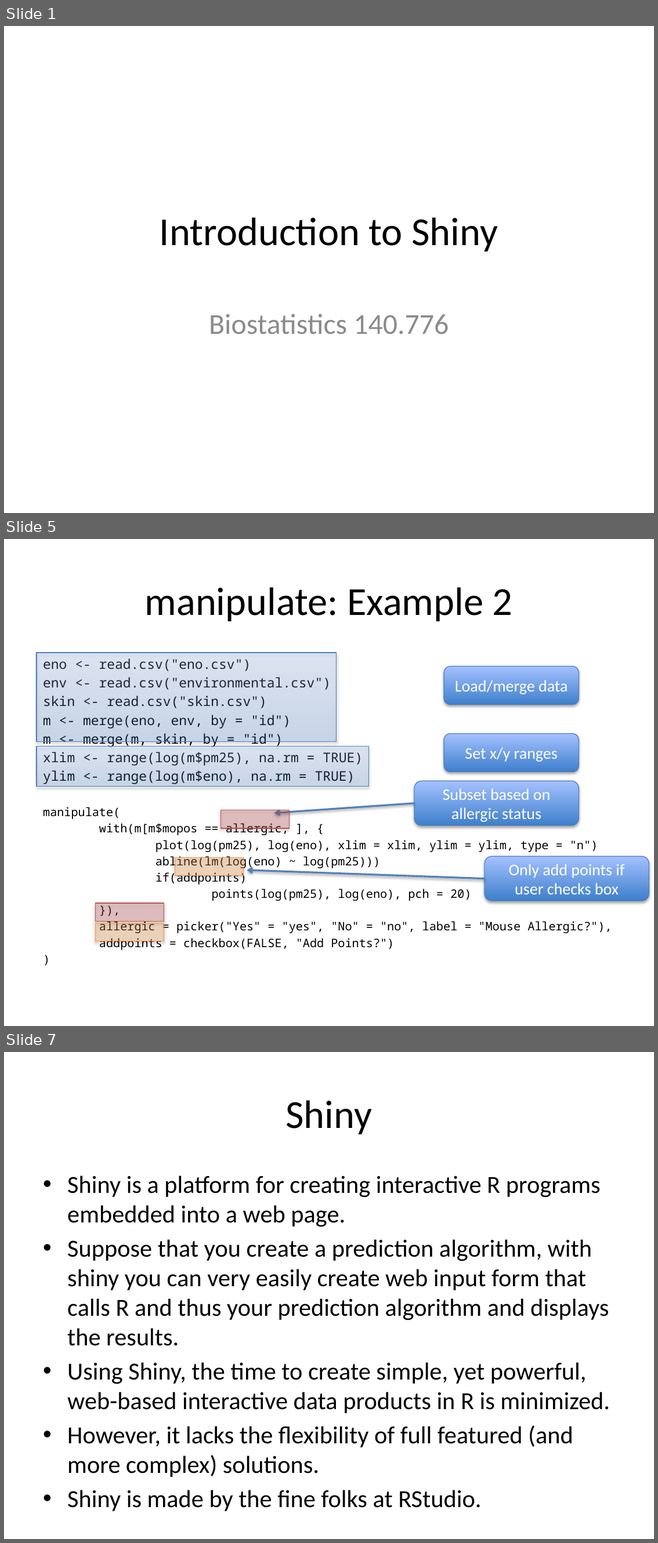
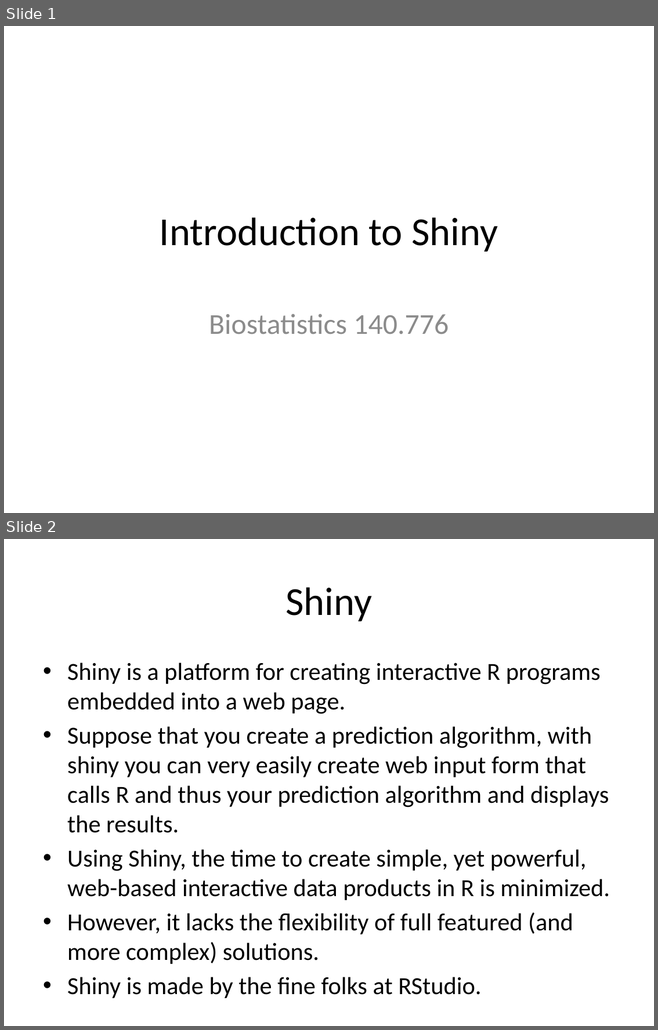
Before and after one commit to Max201510/Biostat776, a slide deck: notes/shiny.pptx. Shown one above the other, each under a label of ours: slides 1, 5 and 7 before the commit, slides 1 and 2 after it; the slides between them are not shown. The pictures are 658x1543 and 658x1030 pixels, drawn with LibreOffice and Linux fonts; fonts in the diff are those of the drawing. Boxes give left, top, right and bottom in pixels: in the first picture for what was removed or moved away, otherwise in the second. Text is boxed around its words. In the diff, an @@ line names an element or a change of style, - is before the commit and + after.

```diff
--- a/notes/shiny.pptx
+++ b/notes/shiny.pptx
@@ slide 5 removed at (x1=4, y1=539, x2=654, y2=1026), background #FFFFFF @@
@@ title removed at (x1=145, y1=587, x2=513, y2=621) @@
-manipulate: Example 2
@@ rectangle removed at (x1=36, y1=653, x2=336, y2=741) @@
@@ text removed at (x1=43, y1=658, x2=611, y2=951) @@
-eno <- read.csv("eno.csv")
-env <- read.csv("environmental.csv")
-skin <- read.csv("skin.csv")
-m <- merge(eno, env, by = "id")
-m <- merge(m, skin, by = "id")
-xlim <- range(log(m$pm25), na.rm = TRUE)
-ylim <- range(log(m$eno), na.rm = TRUE)
-manipulate(
-with(m[m$mopos == allergic, ], {
-plot(log(pm25), log(eno), xlim = xlim, ylim = ylim, type = "n")
-abline(lm(log(eno) ~ log(pm25)))
-if(addpoints)
-points(log(pm25), log(eno), pch = 20)
-}),
-allergic = picker("Yes" = "yes", "No" = "no", label = "Mouse Allergic?"),
-addpoints = checkbox(FALSE, "Add Points?")
-)
@@ rounded rectangle removed at (x1=444, y1=667, x2=578, y2=705) @@
-Load/merge data
@@ rectangle removed at (x1=36, y1=746, x2=368, y2=786) @@
@@ rounded rectangle removed at (x1=444, y1=734, x2=578, y2=772) @@
-Set x/y ranges
@@ rounded rectangle removed at (x1=414, y1=781, x2=578, y2=826) @@
-Subset based on allergic status
@@ rectangle removed at (x1=220, y1=810, x2=289, y2=829) @@
@@ arrow removed from (414, 803) to (274, 813) @@
@@ rectangle removed at (x1=175, y1=857, x2=243, y2=875) @@
@@ rounded rectangle removed at (x1=484, y1=857, x2=648, y2=901) @@
-Only add points if user checks box
@@ arrow removed from (484, 879) to (247, 870) @@
@@ rectangle removed at (x1=96, y1=903, x2=164, y2=922) @@
@@ rectangle removed at (x1=96, y1=923, x2=164, y2=941) @@
@@ what was slide 7 is now slide 2 @@
```
Also in this commit, not shown: 2 slides changed, 4 other slides removed, 2 other files.
